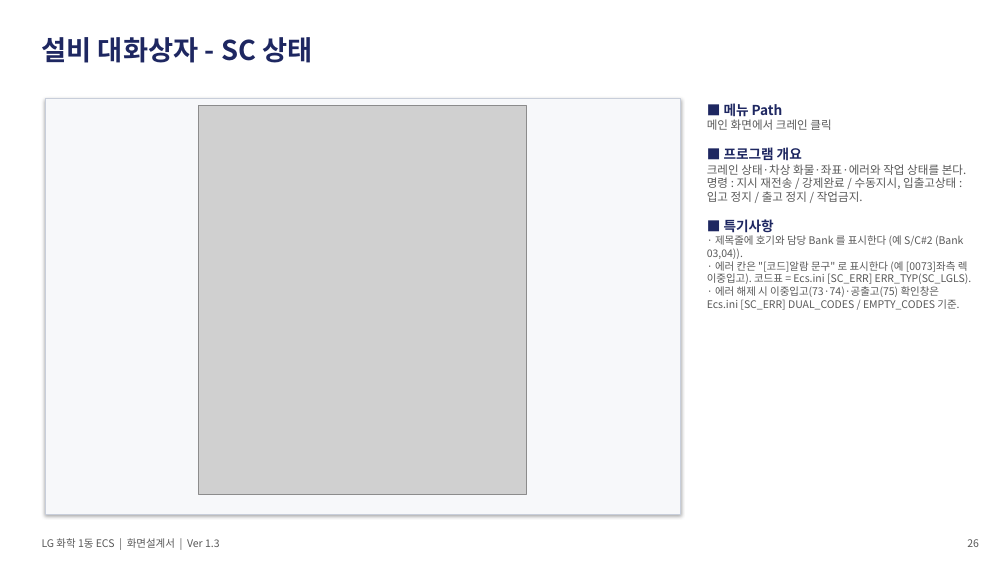
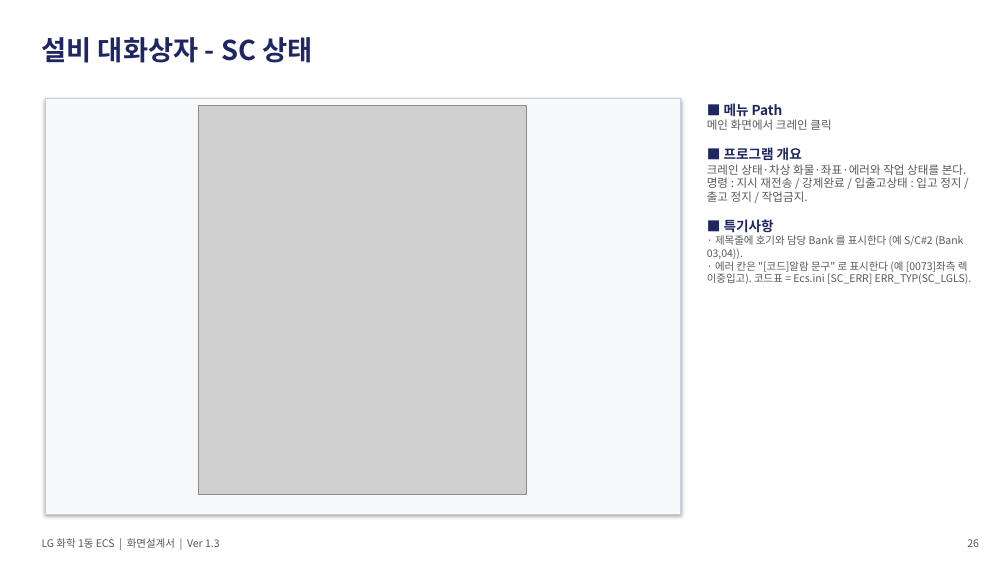
Before and after one commit to yeorijby-coder/LGLS_ALL, a slide deck: slide 24 of docs/산출물_20260921/06_ECS_화면설계서.pptx. Drawn at 1008x567 pixels with LibreOffice and Linux fonts; fonts in the diff are those of the drawing; grey boxes stand for pictures. Boxes give left, top, right and bottom in pixels: in the first picture for what was removed or moved away, otherwise in the second. Text is boxed around its words. In the diff, an @@ line names an element or a change of style, - is before the commit and + after.

```diff
--- a/docs/산출물_20260921/06_ECS_화면설계서.pptx
+++ b/docs/산출물_20260921/06_ECS_화면설계서.pptx
@@ text at (707,164,967,202): text changed @@
-크레인 상태·차상 화물·좌표·에러와 작업 상태를 본다. 명령 : 지시 재전송 / 강제완료 / 수동지시, 입출고상태 : 입고 정지 / 출고 정지 / 작업금지.
+크레인 상태·차상 화물·좌표·에러와 작업 상태를 본다. 명령 : 지시 재전송 / 강제완료 / 입출고상태 : 입고 정지 / 출고 정지 / 작업금지.
@@ text at (707,286,959,310): paragraph removed @@
-· 에러 해제 시 이중입고(73·74)·공출고(75) 확인창은 Ecs.ini [SC_ERR] DUAL_CODES / EMPTY_CODES 기준.
```
Also in this commit, not shown: 7 other slides changed, 13 other files.
